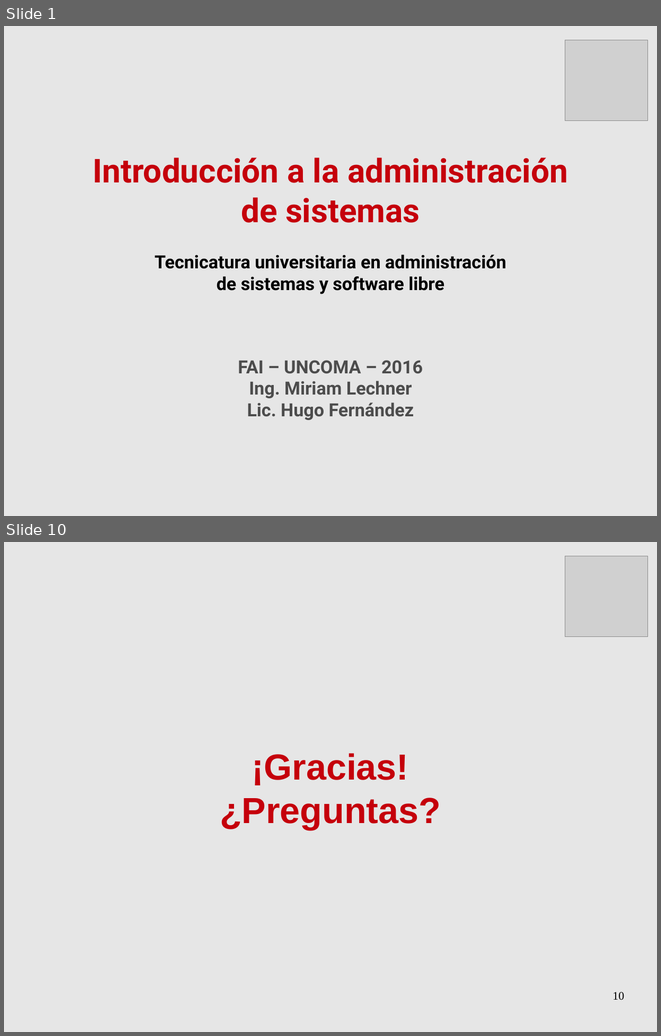
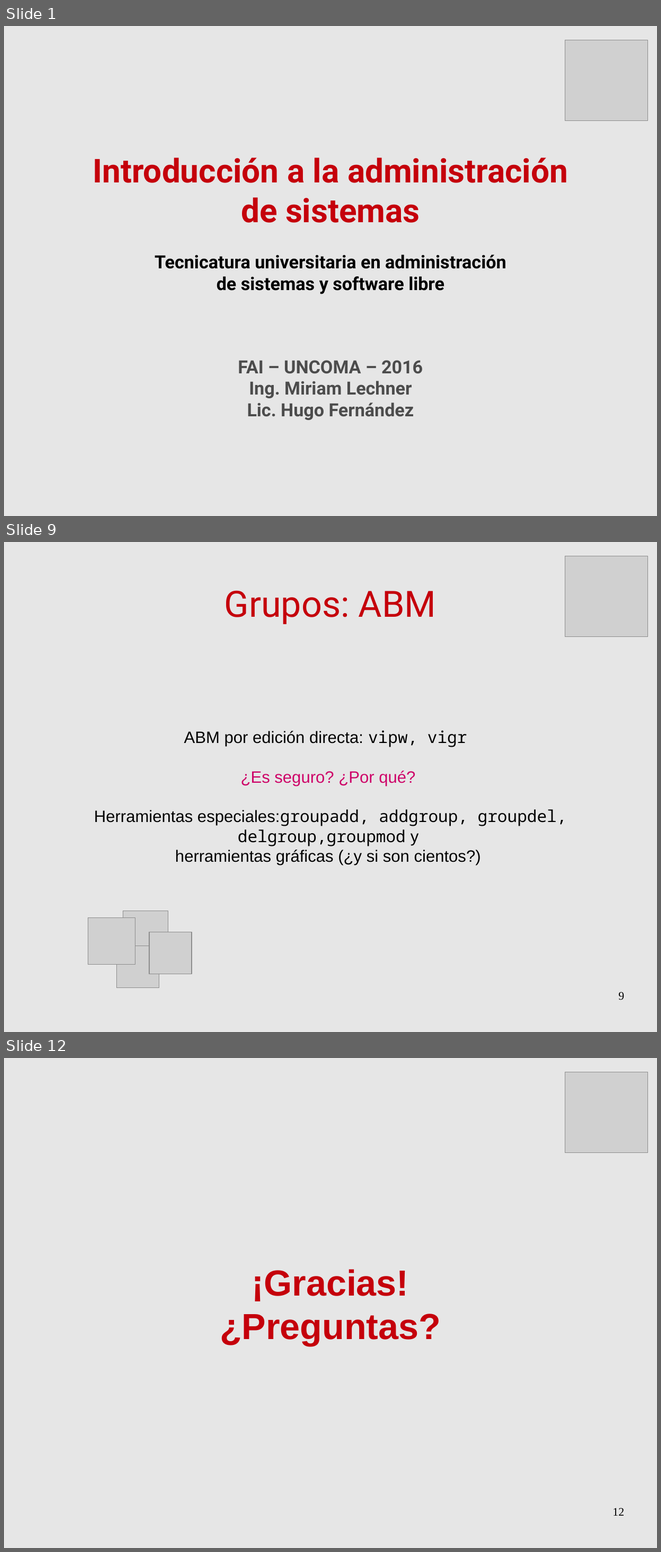
Before and after one commit to niniadcobre/iadmin, a slide deck: clases/IntroAdmin_clase7.odp. Shown one above the other, each under a label of ours: slides 1 and 10 before the commit, slides 1, 9 and 12 after it; the slides between them are not shown. The pictures are 661x1036 and 661x1552 pixels, drawn with LibreOffice and Linux fonts; fonts in the diff are those of the drawing; grey boxes stand for pictures. Boxes give left, top, right and bottom in pixels: in the first picture for what was removed or moved away, otherwise in the second. Text is boxed around its words. In the diff, an @@ line names an element or a change of style, - is before the commit and + after.

```diff
--- a/clases/IntroAdmin_clase7.odp
+++ b/clases/IntroAdmin_clase7.odp
@@ slide 9 added at bbox=[4, 542, 657, 1032], background #E6E6E6 @@
@@ picture added at bbox=[565, 556, 647, 637] @@
@@ title added at bbox=[224, 590, 436, 624], 44 pt, text #C5000B @@
+Grupos: ABM
@@ text added at bbox=[94, 730, 567, 865], 20 pt, text #000000 @@
+ABM por edición directa: vipw, vigr
+¿Es seguro? ¿Por qué?
+Herramientas especiales:groupadd, addgroup, groupdel,
+delgroup,groupmod y
+herramientas gráficas (¿y si son cientos?)
@@ group added at bbox=[88, 910, 192, 988]: 4 pictures @@
@@ page number added at bbox=[618, 991, 624, 1000], 14 pt, text #000000 @@
+9
@@ what was slide 10 is now slide 12 @@
@@ page number at bbox=[612, 1507, 624, 1515]: text changed @@
-10
+12
```
Also in this commit, not shown: 7 slides changed, 2 other slides added, 1 slide removed.
